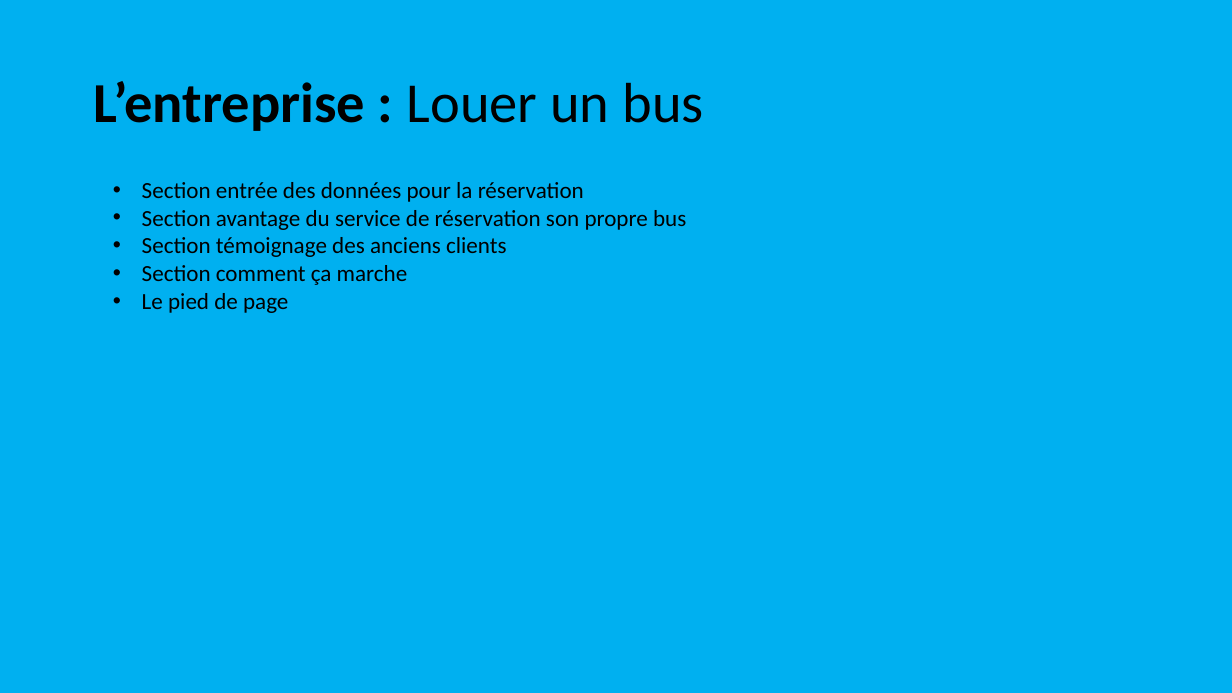
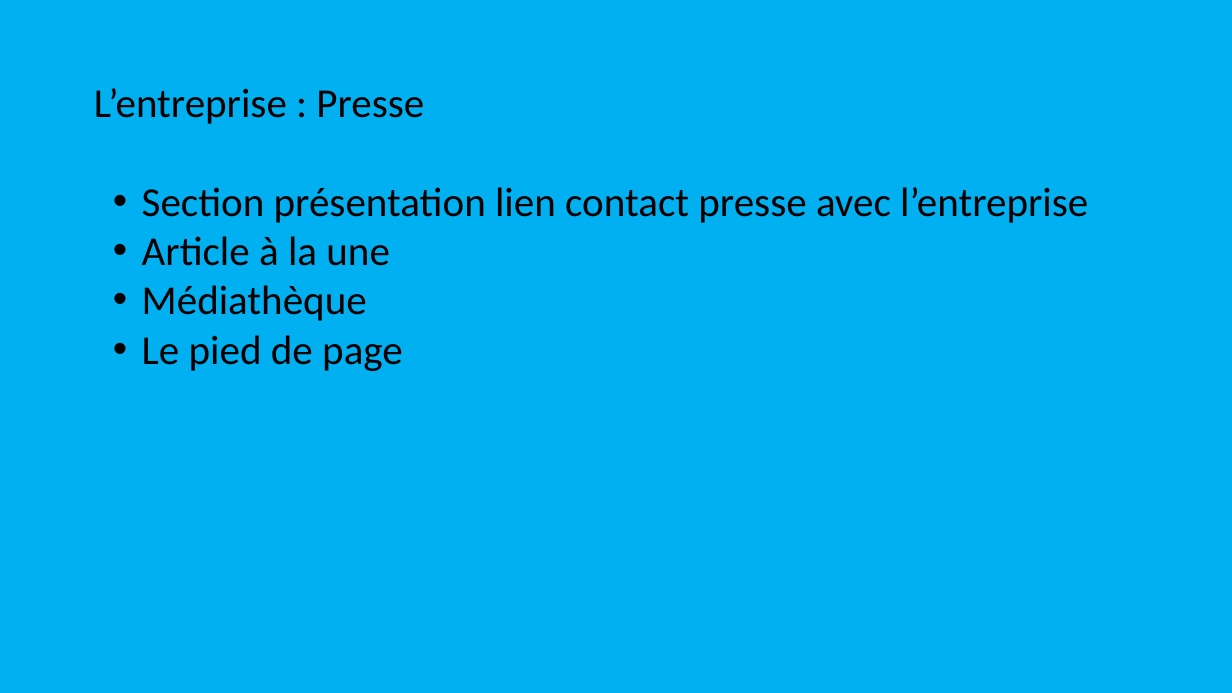
Before and after one commit to Traore-Yao/flash-go-Docs-repo-, a slide deck: slide 11 of plan du site.pptx. Drawn at 1232x693 pixels with LibreOffice and Linux fonts; fonts in the diff are those of the drawing. Boxes give left, top, right and bottom in pixels: in the first picture for what was removed or moved away, otherwise in the second. Text is boxed around its words. In the diff, an @@ line names an element or a change of style, - is before the commit and + after.

```diff
--- a/plan du site.pptx
+++ b/plan du site.pptx
@@ title at [94,88,424,124]: text changed; size 44 to 32 pt; bold off @@
-L’entreprise : Louer un bus
+L’entreprise : Presse
@@ text at [142,187,1088,321]: text changed; size 18 to 32 pt @@
-• Section entrée des données pour la réservation
-• Section avantage du service de réservation son propre bus
-• Section témoignage des anciens clients
-• Section comment ça marche
+• Section présentation lien contact presse avec l’entreprise
+• Article à la une
+• Médiathèque
@@ text at [142,335,403,371]: size 18 to 32 pt in "Le pied de page" @@
```
Also in this commit, not shown: 11 other slides changed.
